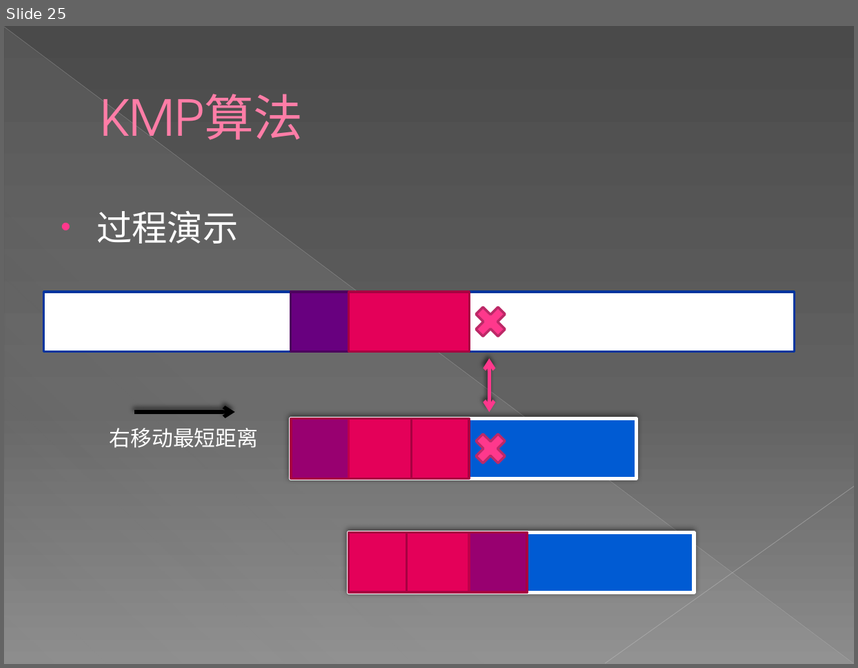
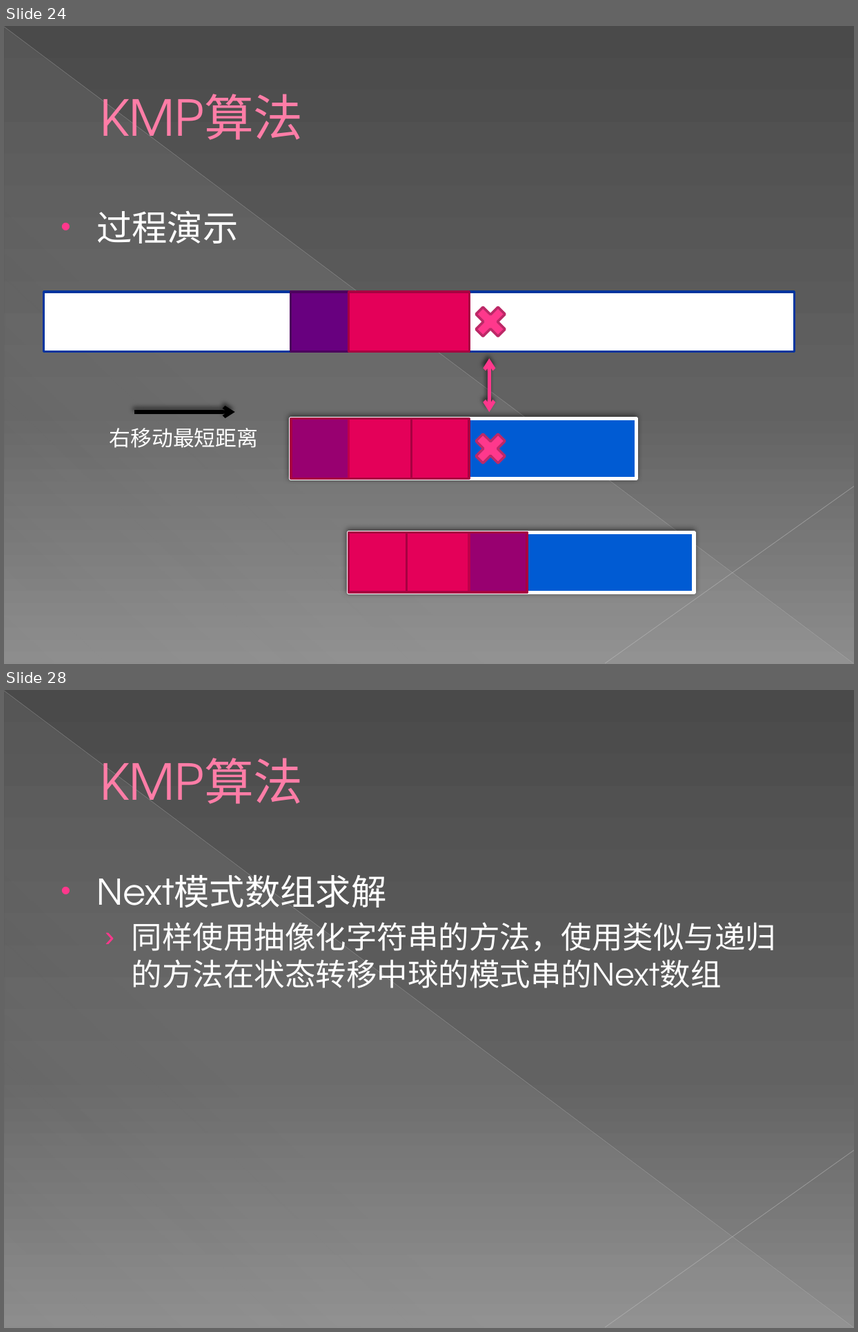
Before and after one commit to Eriri/Acm_Standard_Algorithm_Repository, a slide deck: 新建 Microsoft PowerPoint 演示文稿 (2).pptx. Shown one above the other, each under a label of ours: slide 25 before the commit, slides 24 and 28 after it; the slides between them are not shown. The pictures are 858x668 and 858x1332 pixels, drawn with LibreOffice and Linux fonts; fonts in the diff are those of the drawing. Boxes give left, top, right and bottom in pixels: in the first picture for what was removed or moved away, otherwise in the second. Text is boxed around its words. In the diff, an @@ line names an element or a change of style, - is before the commit and + after.

```diff
--- a/新建 Microsoft PowerPoint 演示文稿 (2).pptx
+++ b/新建 Microsoft PowerPoint 演示文稿 (2).pptx
@@ slide 28 added at [4,690,854,1328], background gradient #4A4A4A to #626262 to #8C8C8C; not listed: 3 template elements that a slide beside it also shows @@
@@ title added at [100,758,303,804], 42 pt, text #FF7DA7 @@
+KMP算法
@@ text added at [96,875,777,988], 26 pt, text #FFFFFF @@
+• Next模式数组求解
+  › 同样使用抽像化字符串的方法，使用类似与递归的方法在状态转移中球的模式串的Next数组
@@ what was slide 25 is now slide 24 @@
```
Also in this commit, not shown: 3 slides changed, 20 other slides added, 5 slides removed.
